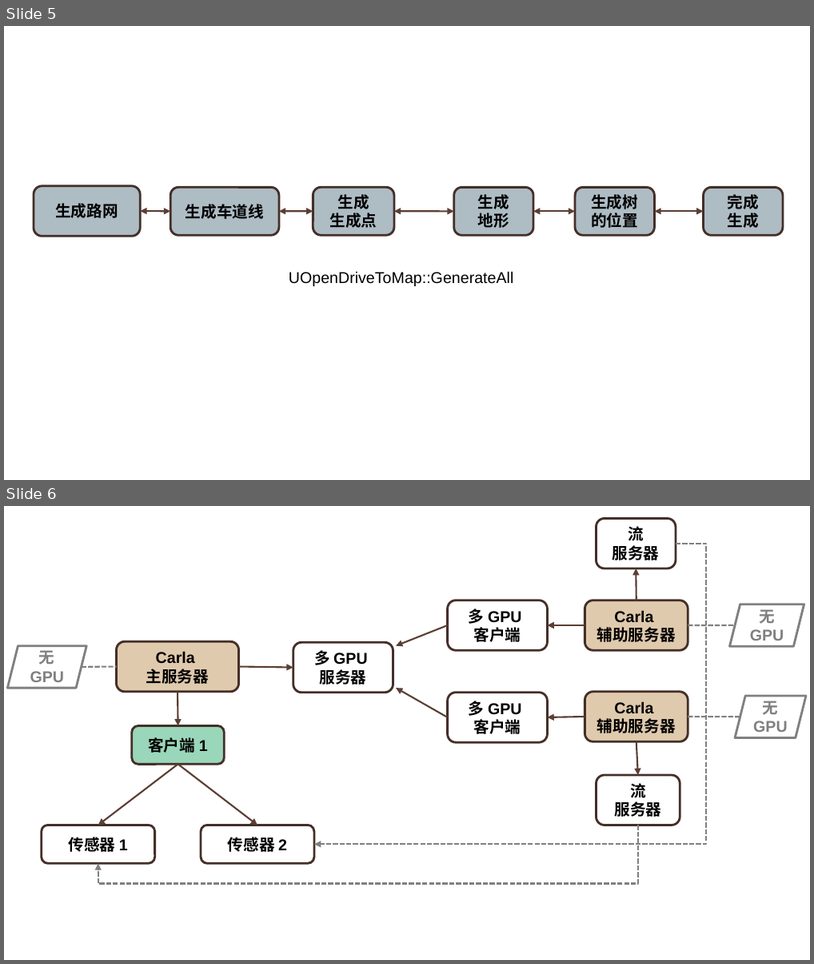
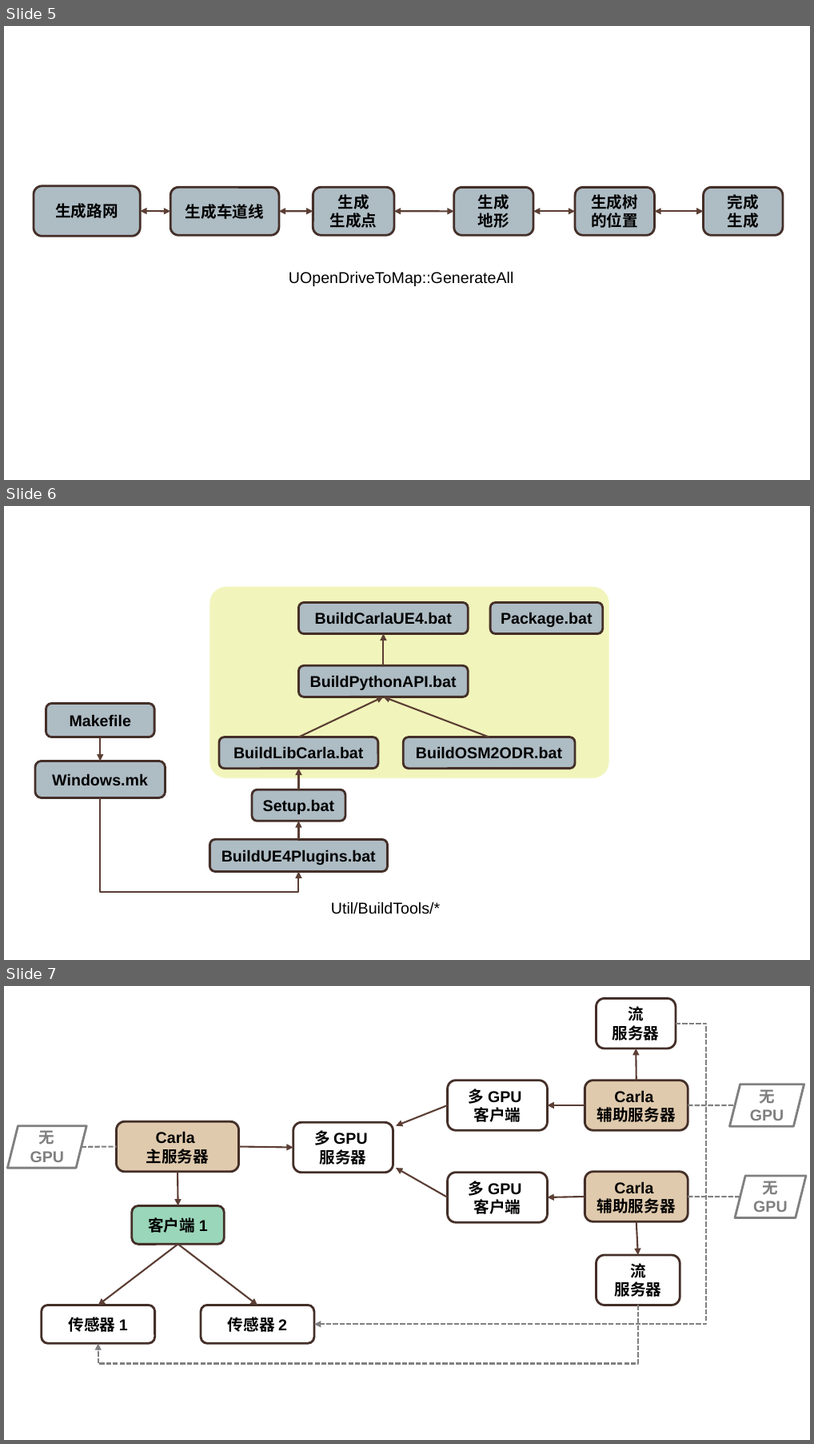
Before and after one commit to OpenHUTB/carla_doc, a slide deck: docs/img/Carla.pptx. Shown one above the other, each under a label of ours: slides 5 and 6 before the commit, slides 5, 6 and 7 after it. The pictures are 814x964 and 814x1444 pixels, drawn with LibreOffice and Linux fonts; fonts in the diff are those of the drawing. Boxes give left, top, right and bottom in pixels: in the first picture for what was removed or moved away, otherwise in the second. Text is boxed around its words. In the diff, an @@ line names an element or a change of style, - is before the commit and + after.

```diff
--- a/docs/img/Carla.pptx
+++ b/docs/img/Carla.pptx
@@ slide 6 added at (x1=4, y1=506, x2=810, y2=960), background #FFFFFF @@
@@ rounded rectangle added at (x1=209, y1=586, x2=610, y2=780), fill #F1F5BB, outline #FFFFFF 2 pt @@
@@ rounded rectangle added at (x1=299, y1=603, x2=469, y2=634), fill #AEBCC4, outline #452F29 2 pt, 14 pt, text #000000, bold @@
+BuildCarlaUE4.bat
@@ rounded rectangle added at (x1=490, y1=603, x2=603, y2=634), fill #AEBCC4, outline #452F29 2 pt, 14 pt, text #000000, bold @@
+Package.bat
@@ arrow added from (384, 666) to (384, 633), #5C3E35 1.5 pt @@
@@ rounded rectangle added at (x1=299, y1=666, x2=469, y2=697), fill #AEBCC4, outline #452F29 2 pt, 14 pt, text #000000, bold @@
+BuildPythonAPI.bat
@@ arrow added from (299, 736) to (384, 697), #5C3E35 1.5 pt @@
@@ arrow added from (490, 736) to (384, 697), #5C3E35 1.5 pt @@
@@ rounded rectangle added at (x1=46, y1=704, x2=154, y2=737), fill #AEBCC4, outline #452F29 2 pt, 14 pt, text #000000, bold @@
+Makefile
@@ arrow added from (100, 736) to (100, 761), #5C3E35 1.5 pt @@
@@ rounded rectangle added at (x1=219, y1=736, x2=378, y2=768), fill #AEBCC4, outline #452F29 2 pt, 14 pt, text #000000, bold @@
+BuildLibCarla.bat
@@ rounded rectangle added at (x1=403, y1=736, x2=575, y2=768), fill #AEBCC4, outline #452F29 2 pt, 14 pt, text #000000, bold @@
+BuildOSM2ODR.bat
@@ rounded rectangle added at (x1=35, y1=761, x2=166, y2=798), fill #AEBCC4, outline #452F29 2 pt, 14 pt, text #000000, bold @@
+Windows.mk
@@ arrow added from (299, 789) to (299, 768), #5C3E35 1.5 pt @@
@@ rounded rectangle added at (x1=252, y1=789, x2=346, y2=820), fill #AEBCC4, outline #452F29 2 pt, 14 pt, text #000000, bold @@
+Setup.bat
@@ elbow arrow added from (100, 798) to (299, 872), #5C3E35 1.5 pt @@
@@ rounded rectangle added at (x1=210, y1=839, x2=387, y2=872), fill #AEBCC4, outline #452F29 2 pt, 14 pt, text #000000, bold @@
+BuildUE4Plugins.bat
@@ arrow added from (299, 839) to (299, 820), #5C3E35 1.5 pt @@
@@ text added at (x1=331, y1=901, x2=440, y2=914), 14 pt, text #000000 @@
+Util/BuildTools/*
@@ what was slide 6 is now slide 7 @@
```
Also in this commit, not shown: 7 other files.
